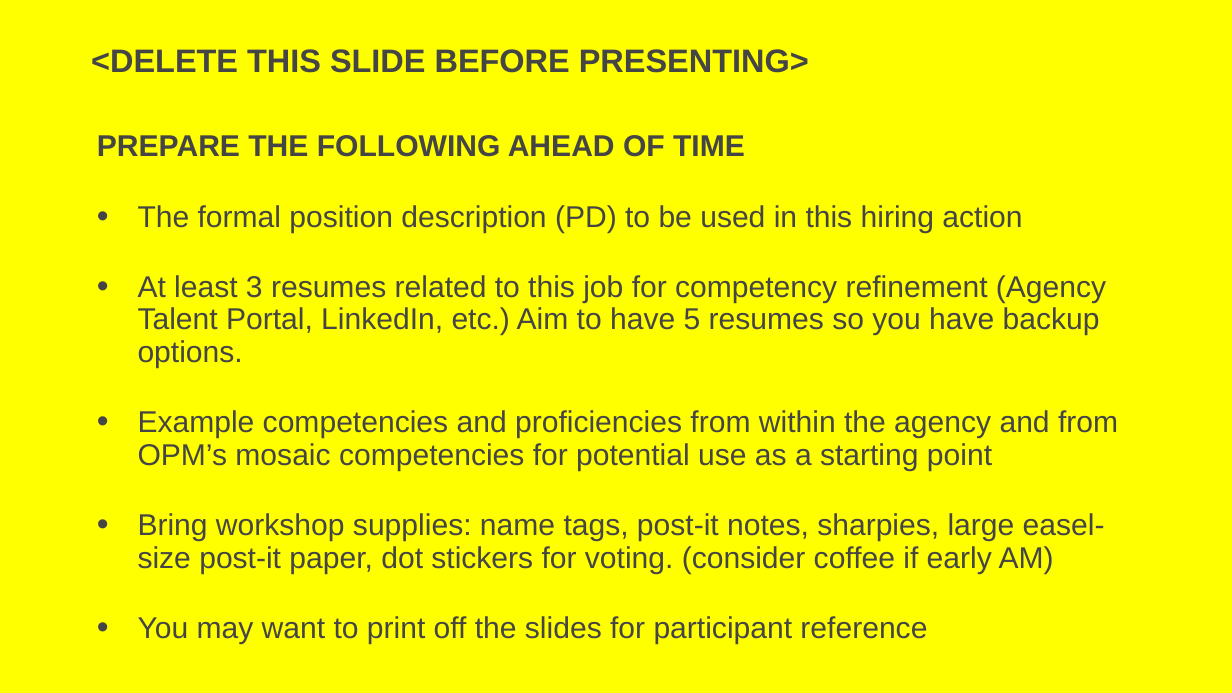
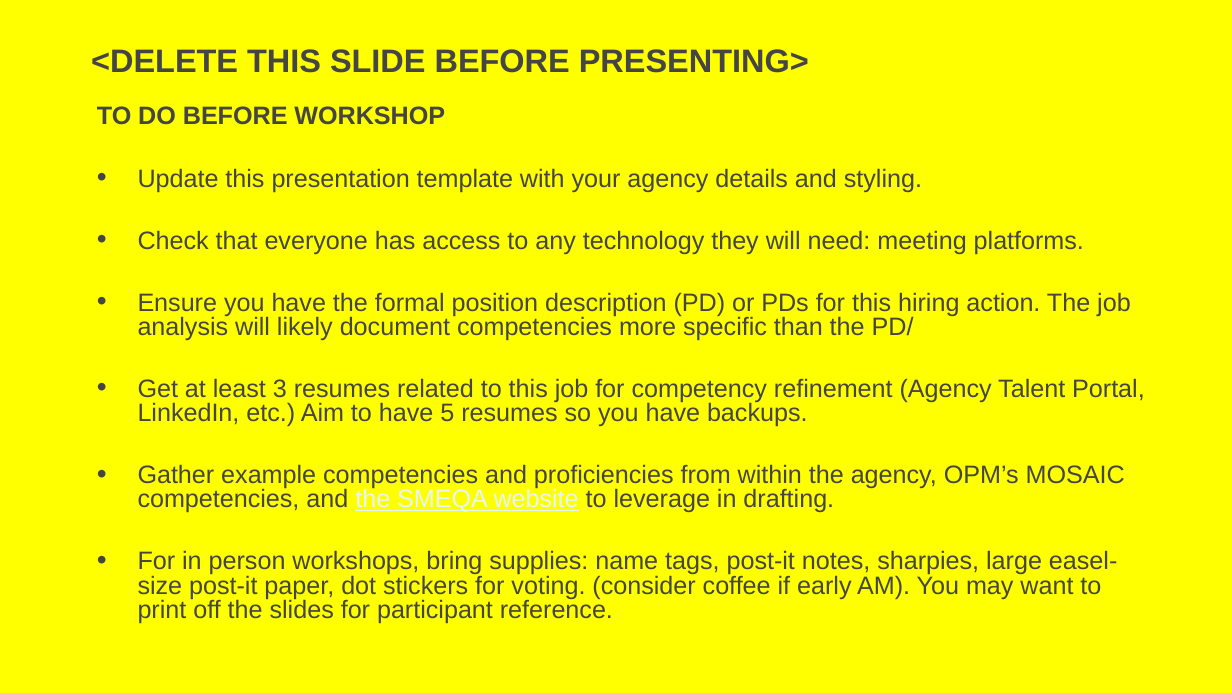
Before and after one commit to usds/SME-QA-Website, a slide deck: slide 2 of toolkit/job-analysis/job-analysis-presentation.pptx. Drawn at 1232x693 pixels with LibreOffice and Linux fonts; fonts in the diff are those of the drawing. Boxes give left, top, right and bottom in pixels: in the first picture for what was removed or moved away, otherwise in the second. Text is boxed around its words. In the diff, an @@ line names an element or a change of style, - is before the commit and + after.

Commit message:
update job analysis presso

```diff
--- a/toolkit/job-analysis/job-analysis-presentation.pptx
+++ b/toolkit/job-analysis/job-analysis-presentation.pptx
@@ text at (97, 106, 1145, 623): text changed; size 33.3 to 27.9 pt @@
-PREPARE THE FOLLOWING AHEAD OF TIME
-• The formal position description (PD) to be used in this hiring action
-• At least 3 resumes related to this job for competency refinement (Agency Talent Portal, LinkedIn, etc.) Aim to have 5 resumes so you have backup options.
-• Example competencies and proficiencies from within the agency and from OPM’s mosaic competencies for potential use as a starting point
-• Bring workshop supplies: name tags, post-it notes, sharpies, large easel-size post-it paper, dot stickers for voting. (consider coffee if early AM)
-• You may want to print off the slides for participant reference
+TO DO BEFORE WORKSHOP
+• Update this presentation template with your agency details and styling.
+• Check that everyone has access to any technology they will need: meeting platforms.
+• Ensure you have the formal position description (PD) or PDs for this hiring action. The job analysis will likely document competencies more specific than the PD/
+• Get at least 3 resumes related to this job for competency refinement (Agency Talent Portal, LinkedIn, etc.) Aim to have 5 resumes so you have backups.
+• Gather example competencies and proficiencies from within the agency, OPM’s MOSAIC competencies, and the SMEQA website to leverage in drafting.
+• For in person workshops, bring supplies: name tags, post-it notes, sharpies, large easel-size post-it paper, dot stickers for voting. (consider coffee if early AM). You may want to print off the slides for participant reference.
```
Also in this commit, not shown: 29 other slides changed, 11 slides added, 1 slide removed, 1 other file.
